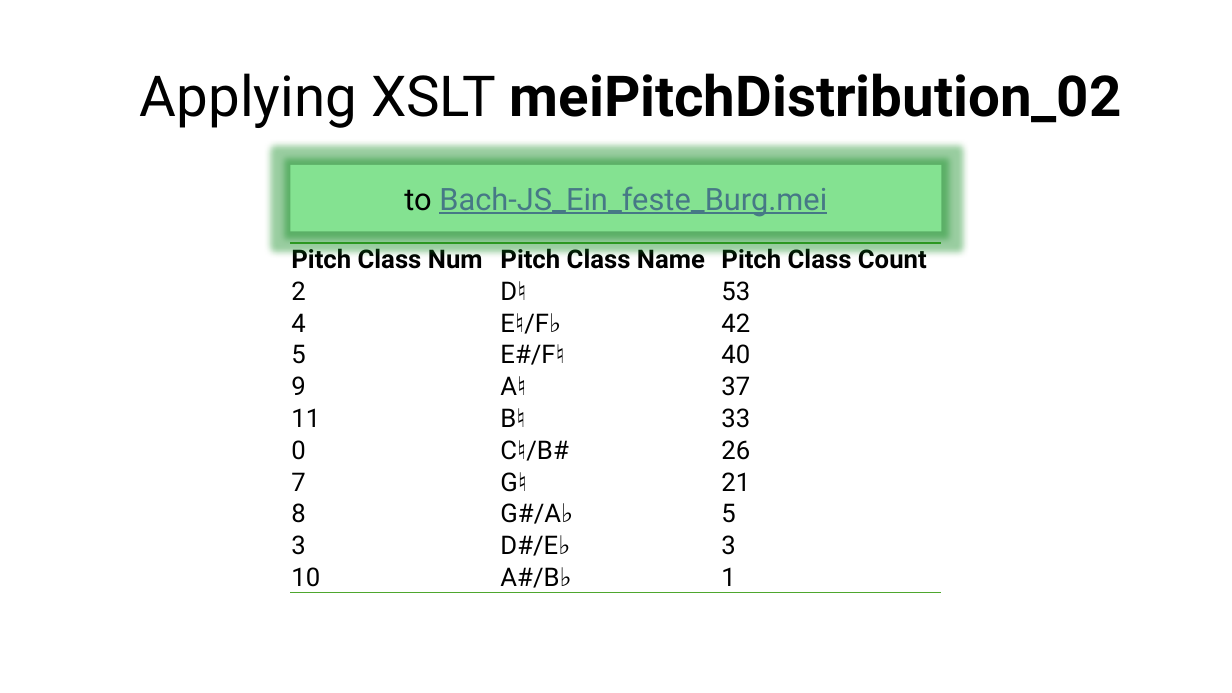
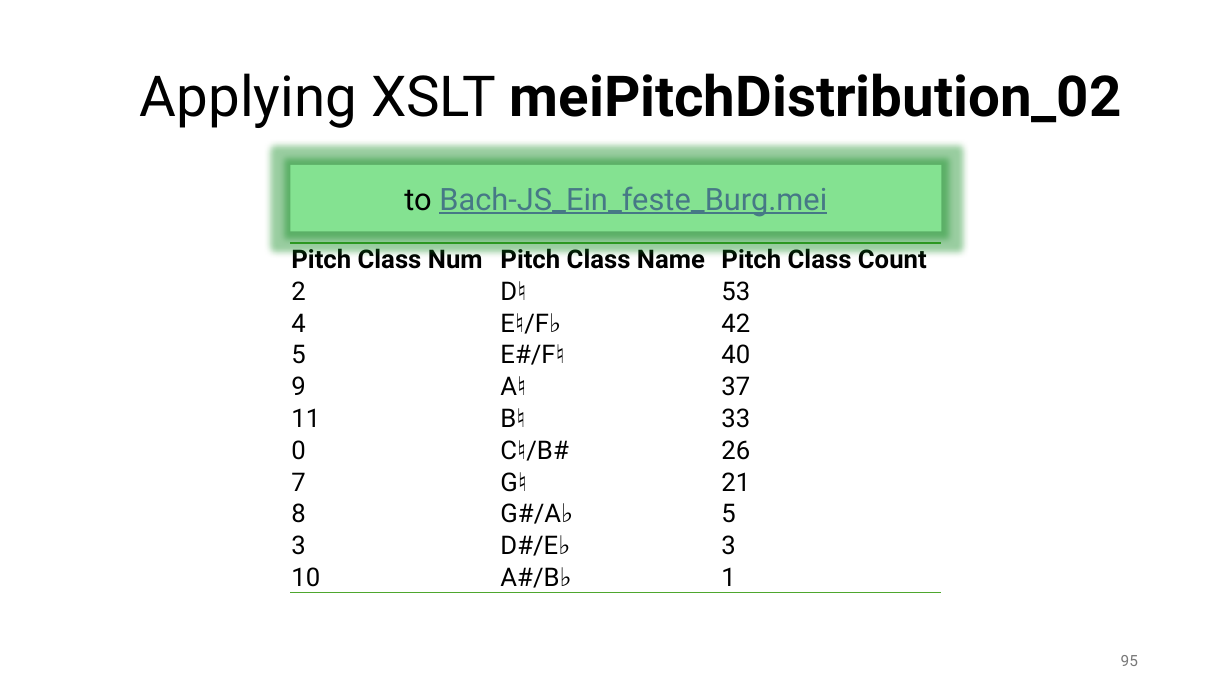
Before and after one commit to martha-thomae/XSLT-examples-for-MEI, a slide deck: slide 95 of Workshop.pptx. Drawn at 1232x693 pixels with LibreOffice and Linux fonts; fonts in the diff are those of the drawing. Boxes give left, top, right and bottom in pixels: in the first picture for what was removed or moved away, otherwise in the second. Text is boxed around its words. In the diff, an @@ line names an element or a change of style, - is before the commit and + after.

```diff
--- a/Workshop.pptx
+++ b/Workshop.pptx
@@ page number added at (1121,655,1138,666), 12 pt, text #797979 @@
+95
```
Also in this commit, not shown: 96 other slides changed, 1 other file.
